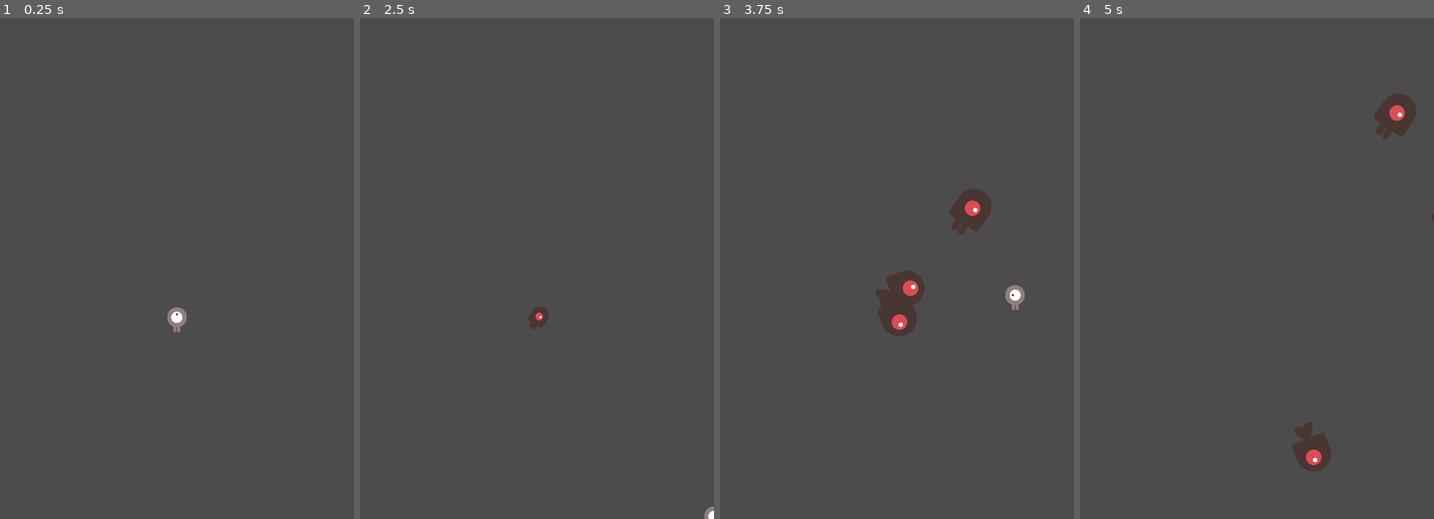
Above: before the commit, frames 1-4 (left to right).
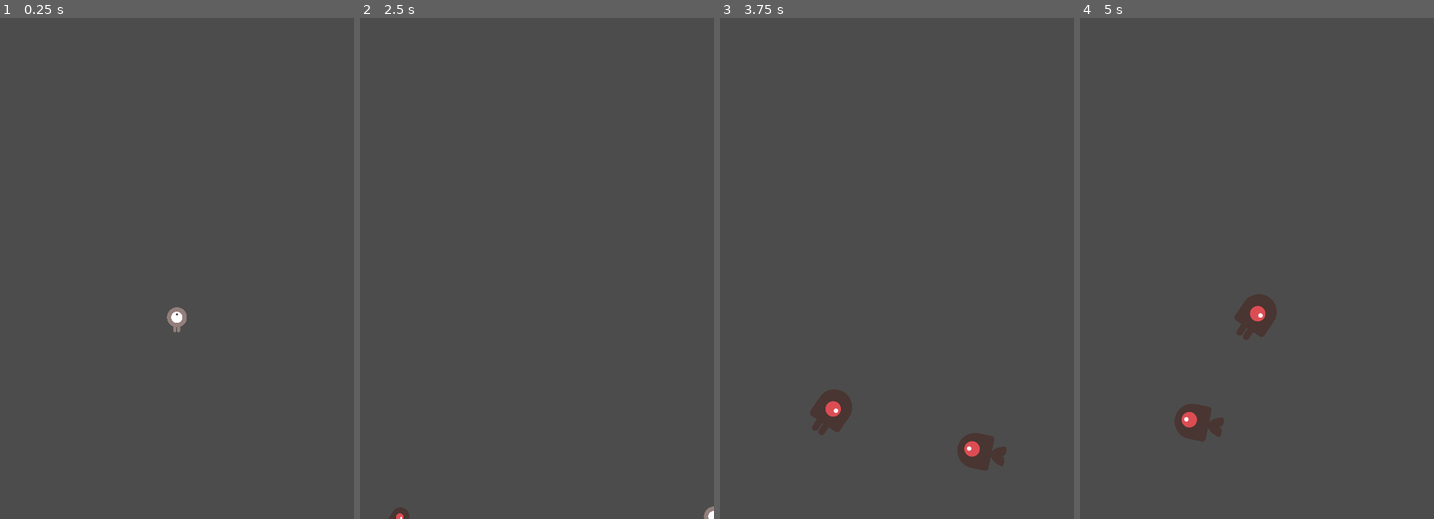
Above: after the commit, the same moments.

Repository: vbendig/learning
Game: Godot game, scene res://scenes/Player.tscn
The game is run twice, just before and just after one commit, with the same random seed, the same clock (stepped at 60 frames per second) and the same inputs.
Inputs:
- Up to frame 1 (0.25 s): no input
- Up to frame 2 (2.5 s): tap Enter at 0.5 s; hold Right (ui_right) 0.53-1.28 s; hold Down (ui_down) 1.28-2.03 s; hold Right (ui_right) from 2.03 s (still down)
- Up to frame 3 (3.75 s): release Right (ui_right) at 2.78 s; hold Up (ui_up) 2.78-3.53 s; hold Left (ui_left) from 3.53 s (still down)
- Up to frame 4 (5 s): keep holding Left (ui_left)

The runs differ from the first frame. In frame 1, less than 0.1% of the frame differs, in the area x 47-48%, y 59-61%; in frame 2, 0.3%; in frame 3, 3.6%, in the area x 25-87%, y 34-91%; in frame 4, 2.9%.

Commit message:
Stream tests

Diff:
--- a/godot/02_dodge_assets/dodge/scenes/Mob.tscn
+++ b/godot/02_dodge_assets/dodge/scenes/Mob.tscn
@@ -26,12 +26,11 @@
 "speed": 3.0
 } ]
 
-[sub_resource type="CapsuleShape2D" id=4]
-radius = 35.54
-height = 28.698
+[sub_resource type="CapsuleShape2D" id=2]
+radius = 32.0
+height = 64.0
 
 [node name="Mob" type="RigidBody2D"]
-position = Vector2( 3.0052, -2.65165 )
 scale = Vector2( 0.5, 0.5 )
 collision_mask = 0
 gravity_scale = 0.0
@@ -42,13 +41,13 @@
 
 [node name="AnimatedSprite" type="AnimatedSprite" parent="."]
 scale = Vector2( 0.5, 0.5 )
-frames = SubResource( 3 )
+frames = SubResource( 1 )
 animation = "walk"
 
 [node name="CollisionShape2D" type="CollisionShape2D" parent="."]
 rotation = 1.5708
 scale = Vector2( 0.5, 0.5 )
-shape = SubResource( 4 )
+shape = SubResource( 2 )
 
 [node name="VisibilityNotifier2D" type="VisibilityNotifier2D" parent="."]
 [connection signal="screen_exited" from="VisibilityNotifier2D" to="." method="_on_VisibilityNotifier2D_screen_exited"]
--- a/godot/02_dodge_assets/dodge/scenes/Player.gd
+++ b/godot/02_dodge_assets/dodge/scenes/Player.gd
@@ -1,5 +1,6 @@
 extends Area2D
 signal hit
+signal near
 
 export var speed = 400 # How fast the player will move (pixels/sec)
 var screen_size # Size of the game window
--- a/godot/02_dodge_assets/dodge/scenes/Player.tscn
+++ b/godot/02_dodge_assets/dodge/scenes/Player.tscn
@@ -25,9 +25,9 @@
 radius = 27.1585
 height = 13.3867
 
-[sub_resource type="Curve2D" id=5]
+[sub_resource type="Curve2D" id=3]
 _data = {
-"points": PoolVector2Array( 0, 0, 0, 0, 192, 320, 0, 0, 0, 0, 256, 320, 0, 0, 0, 0, 256, 448, 0, 0, 0, 0, 192, 448, 0, 0, 0, 0, 192, 320 )
+"points": PoolVector2Array( 0, 0, 0, 0, 0, 0, 0, 0, 0, 0, 480, 0, 0, 0, 0, 0, 480, 720, 0, 0, 0, 0, 0, 720, 0, 0, 0, 0, 0, 0 )
 }
 
 [node name="Main" type="Node"]
@@ -35,8 +35,6 @@
 Mob = ExtResource( 14 )
 
 [node name="Player" type="Area2D" parent="."]
-position = Vector2( 3.0052, -2.65165 )
-scale = Vector2( 0.993101, 1.00366 )
 script = ExtResource( 5 )
 __meta__ = {
 "_edit_group_": true
@@ -64,7 +62,7 @@
 position = Vector2( 240, 450 )
 
 [node name="MobPath" type="Path2D" parent="."]
-curve = SubResource( 5 )
+curve = SubResource( 3 )
 
 [node name="MobSpawnLocation" type="PathFollow2D" parent="MobPath"]
 [connection signal="body_entered" from="Player" to="Player" method="_on_Player_body_entered"]
Not shown: 1 places in godot/02_dodge_assets/dodge/scenes/Mob.tscn that only renumber resources
Not shown, added: java/javaCertification/src/main/java/cert/java/logger/Test.java
Not shown, changed: java/javaCertification/src/main/java/cert/java/model/ItemInterface.java
Not shown, changed: java/javaCertification/src/main/java/cert/java/model/Order.java
Not shown, changed: java/javaCertification/src/main/java/cert/java/streams/Test.java
Not shown, added: java/javaCertification/src/main/resources/logging.properties
